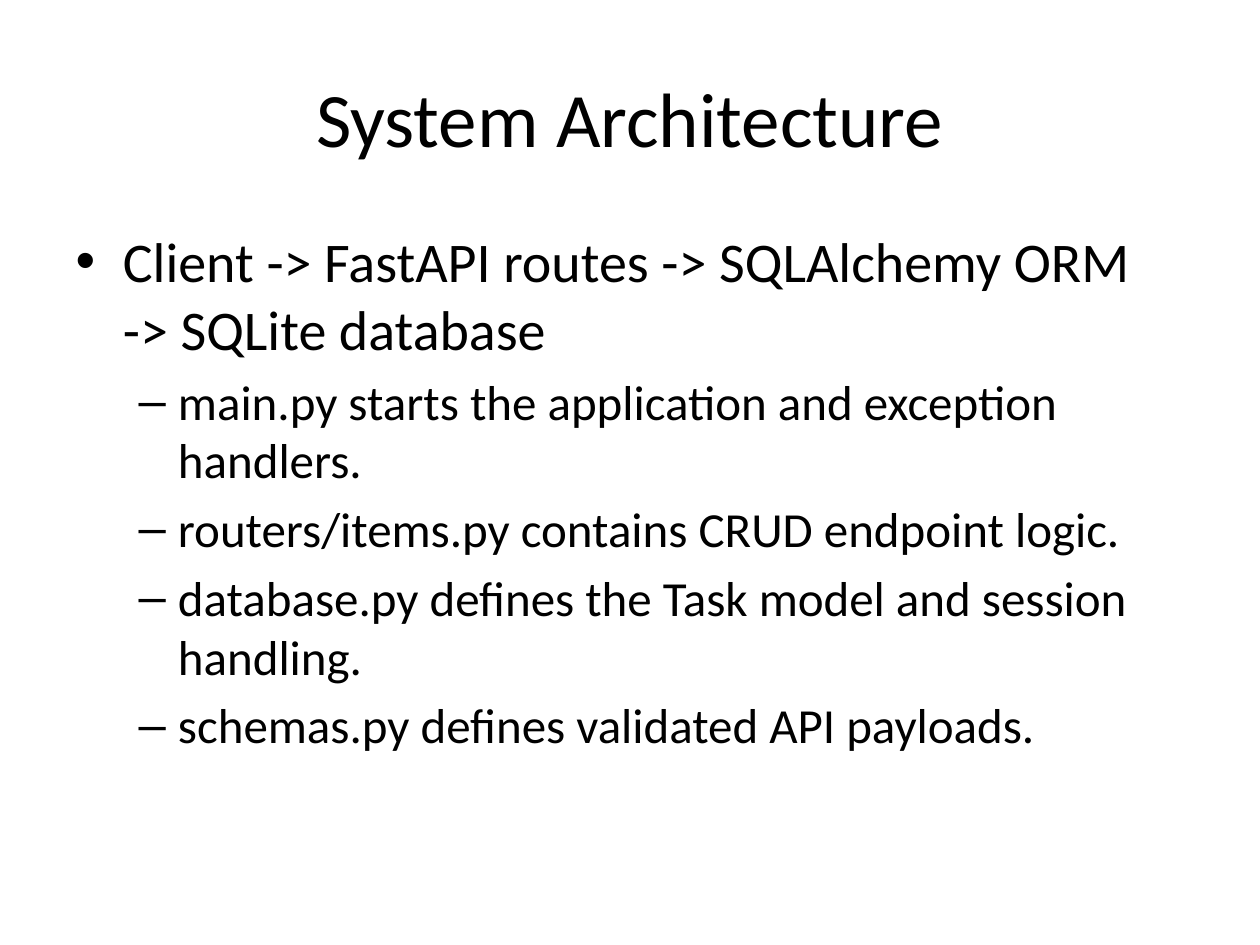
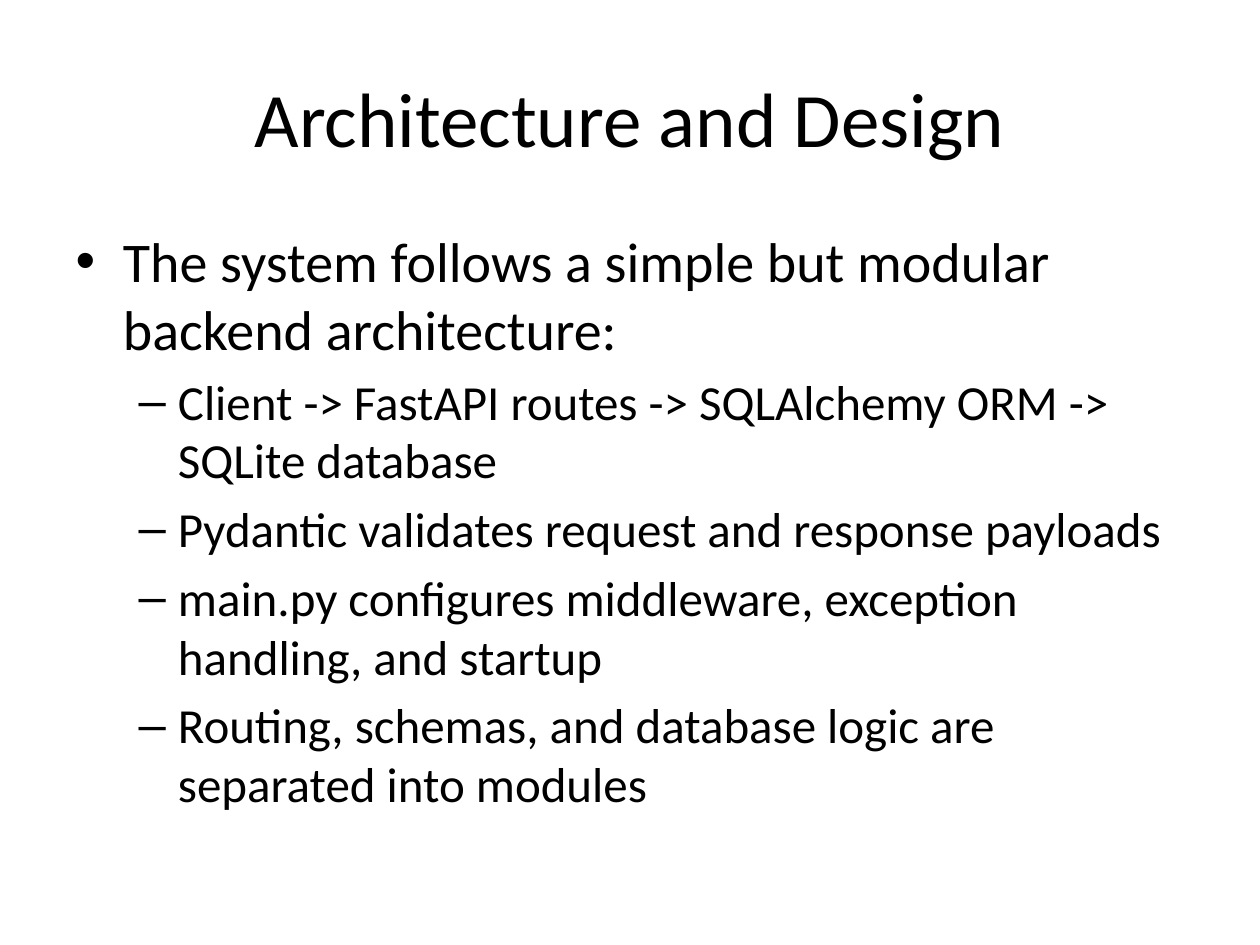
Before and after one commit to 339919905/web-api-project, a slide deck: slide 3 of docs/Presentation_XJCO3011.pptx. Drawn at 1260x945 pixels with LibreOffice and Linux fonts; fonts in the diff are those of the drawing. Boxes give left, top, right and bottom in pixels: in the first picture for what was removed or moved away, otherwise in the second. Text is boxed around its words. In the diff, an @@ line names an element or a change of style, - is before the commit and + after.

```diff
--- a/docs/Presentation_XJCO3011.pptx
+++ b/docs/Presentation_XJCO3011.pptx
@@ title at (255,93,1004,161): text changed @@
-System Architecture
+Architecture and Design
@@ text at (123,243,1049,351): paragraph added @@
+• The system follows a simple but modular backend architecture:
@@ text at (178,386,1058,485): size 32 to 28 pt in "Client -> FastAPI routes -> SQLAlchemy ORM ..."; bullet • to –; list level 1 to 2 in "Client -> FastAPI routes -> ..." @@
@@ text at (178,513,1161,810): text changed @@
-  – main.py starts the application and exception handlers.
-  – routers/items.py contains CRUD endpoint logic.
-  – database.py defines the Task model and session handling.
-  – schemas.py defines validated API payloads.
+  – Pydantic validates request and response payloads
+  – main.py configures middleware, exception handling, and startup
+  – Routing, schemas, and database logic are separated into modules
```
Also in this commit, not shown: 6 other slides changed, 2 other files.
